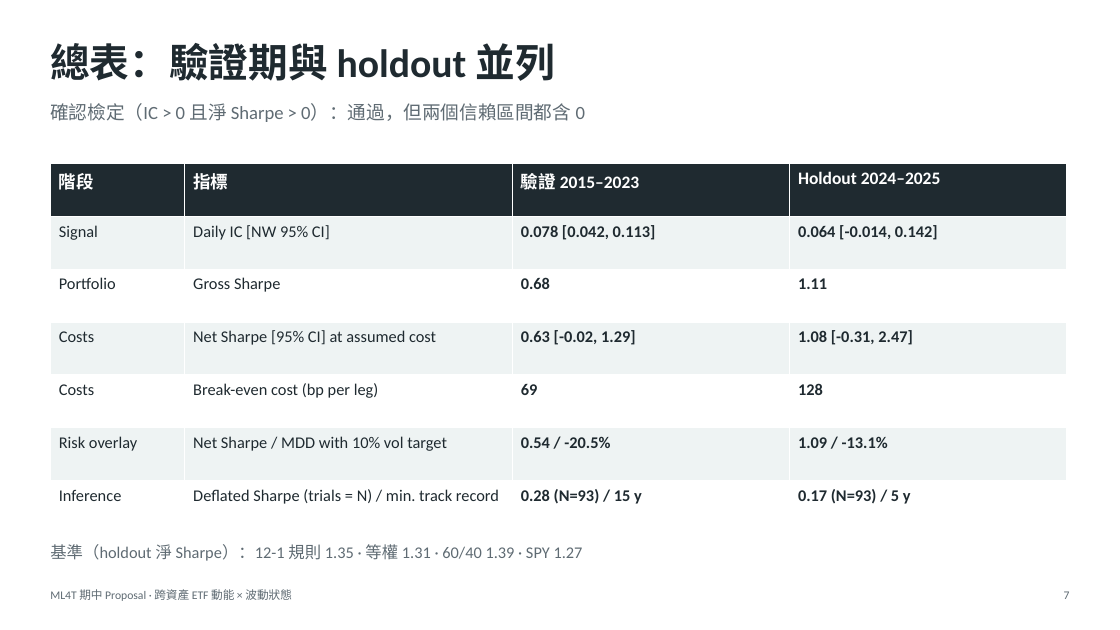
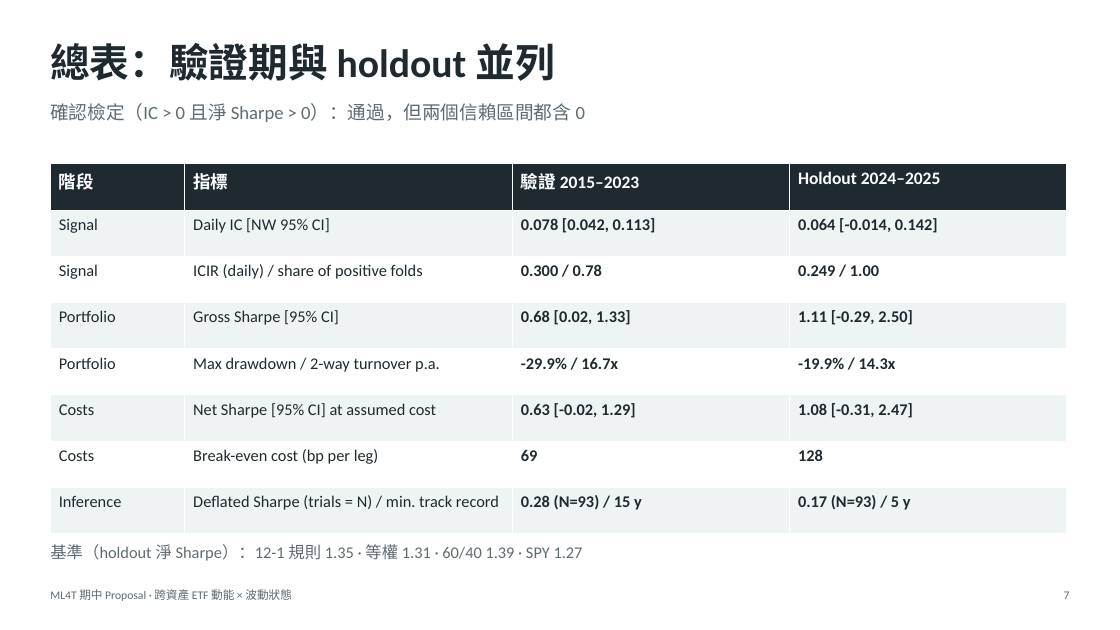
Before and after one commit to StanHsu0348/ml4t-midterm-etf-momentum, a slide deck: slide 7 of slides/midterm_presentation.pptx. Drawn at 1120x630 pixels with LibreOffice and Linux fonts; fonts in the diff are those of the drawing. Boxes give left, top, right and bottom in pixels: in the first picture for what was removed or moved away, otherwise in the second. Text is boxed around its words. In the diff, an @@ line names an element or a change of style, - is before the commit and + after.

```diff
--- a/slides/midterm_presentation.pptx
+++ b/slides/midterm_presentation.pptx
@@ table at (x1=50, y1=164, x2=1067, y2=534) @@
-row 3: Portfolio | Gross Sharpe | 0.68 | 1.11
+row 3: Signal | ICIR (daily) / share of positive folds | 0.300 / 0.78 | 0.249 / 1.00
+row 4: Portfolio | Gross Sharpe [95% CI] | 0.68 [0.02, 1.33] | 1.11 [-0.29, 2.50]
+row 5: Portfolio | Max drawdown / 2-way turnover p.a. | -29.9% / 16.7x | -19.9% / 14.3x
-row 6: Risk overlay | Net Sharpe / MDD with 10% vol target | 0.54 / -20.5% | 1.09 / -13.1%
```
Also in this commit, not shown: 4 other slides changed, 22 other files.
